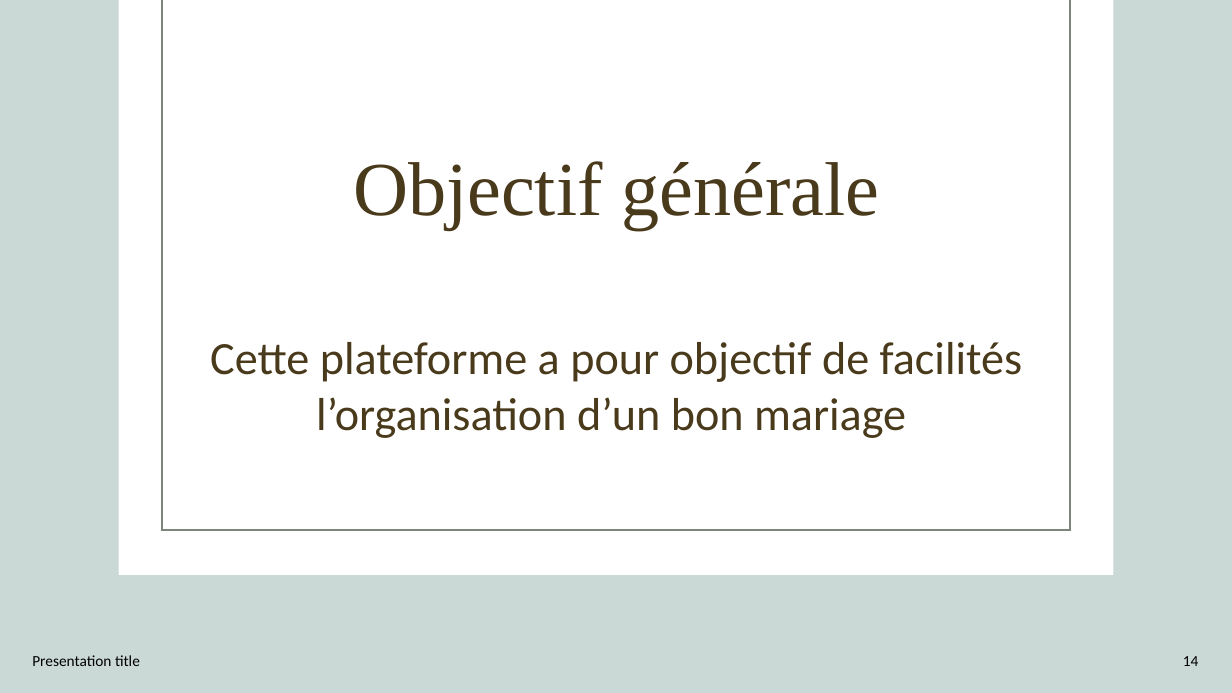
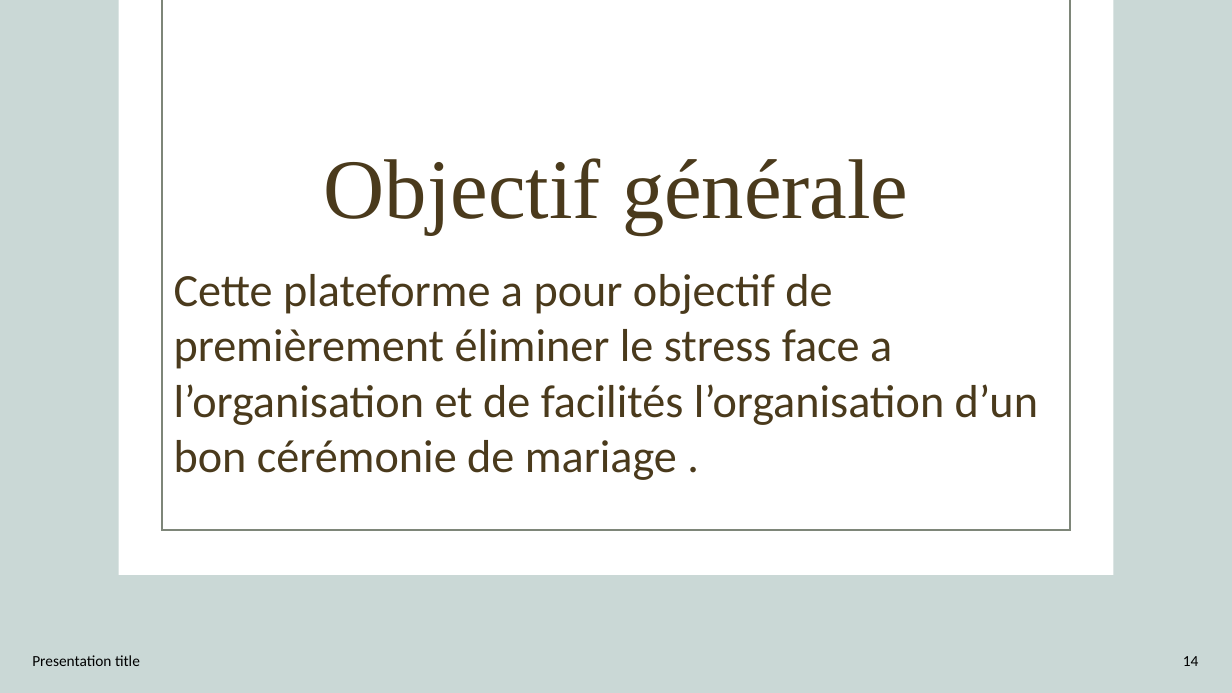
Before and after one commit to AbouSoulama/Projet_de_fin_de_formation_Aboubacar_Soulama, a slide deck: slide 14 of SOULAMA_Aboubacar_CONCEPTION PROJET DE FIN DE FORMATION.pptx. Drawn at 1232x693 pixels with LibreOffice and Linux fonts; fonts in the diff are those of the drawing; background and template pictures are left out. Boxes give left, top, right and bottom in pixels: in the first picture for what was removed or moved away, otherwise in the second. Text is boxed around its words. In the diff, an @@ line names an element or a change of style, - is before the commit and + after.

```diff
--- a/SOULAMA_Aboubacar_CONCEPTION PROJET DE FIN DE FORMATION.pptx
+++ b/SOULAMA_Aboubacar_CONCEPTION PROJET DE FIN DE FORMATION.pptx
@@ title "Objectif générale" at [324, 158, 908, 234]: size 59.4 to 66 pt @@
@@ text at [174, 274, 1038, 480]: text changed @@
-Cette plateforme a pour objectif de facilités l’organisation d’un bon mariage
+Cette plateforme a pour objectif de premièrement éliminer le stress face a l’organisation et de facilités l’organisation d’un bon cérémonie de mariage .
```
Also in this commit, not shown: 12 other slides changed, 2 slides added, 12 other files.
